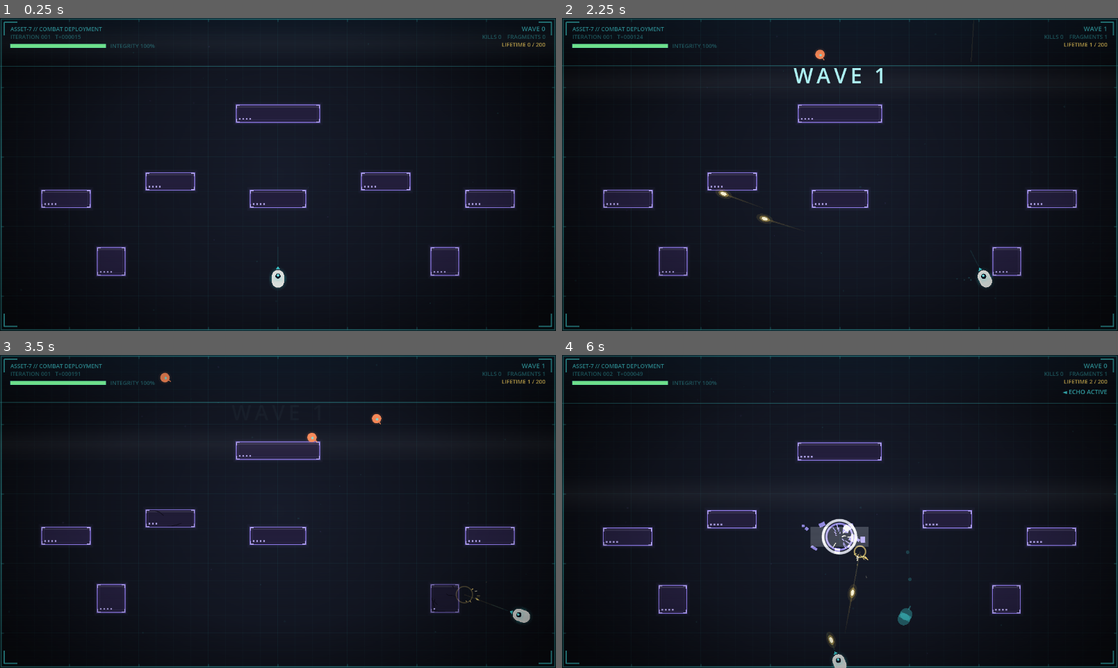
Above: before the commit, frames 1-4 (two rows, left to right).
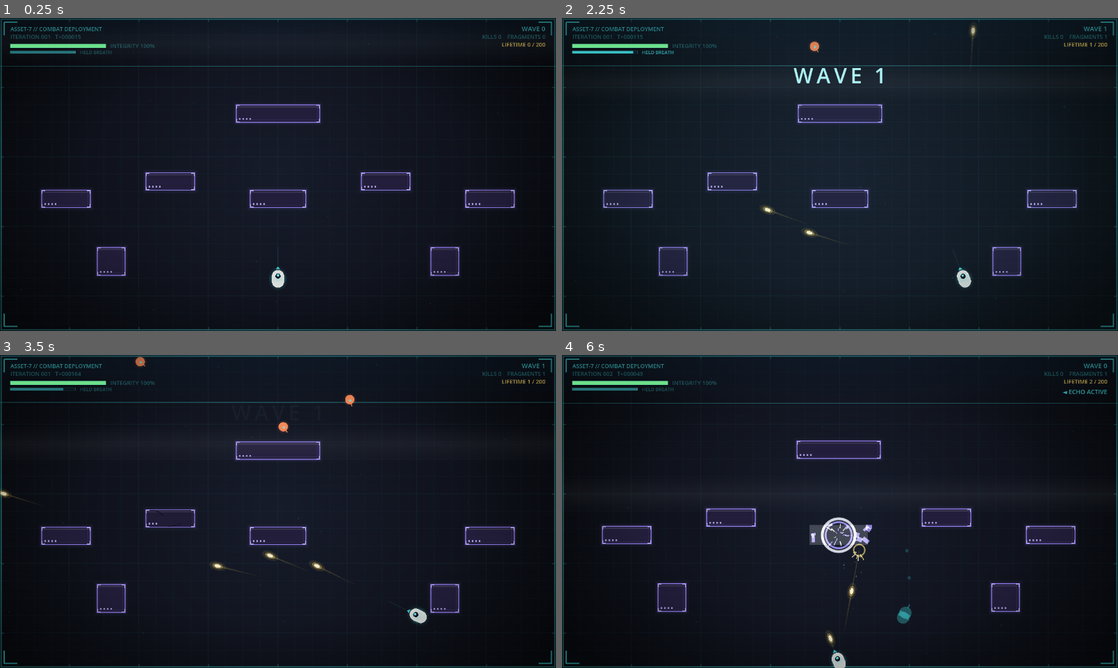
Above: after the commit, the same moments.

Repository: minghuig/echoes-of-tomorrow
Game: Godot game, scene res://view/main.tscn
The game is run twice, just before and just after one commit, with the same random seed, the same clock (stepped at 60 frames per second) and the same inputs.
Inputs (mouse positions are in pixels of both pictures, inside the frame that each line leads up to):
- Up to frame 1 (0.25 s): no input
- Up to frame 2 (2.25 s): tap Enter at 0.5 s; move the mouse to (962, 158) at 0.52 s; press the mouse at (962, 158) at 0.53 s; hold D (move_right) 0.53-1.25 s; tap Space (dodge) at 0.6 s; release the mouse at (962, 158) at 1.25 s; drag from (728, 190) to (812, 237) at 1.27 s; move the mouse to (895, 105) at 2.02 s; hold D (move_right) from 2.03 s (still down); hold Shift (focus, bound only after the commit) from 2.03 s (still down)
- Up to frame 3 (3.5 s): tap Space (dodge) at 2.3 s; release D (move_right) at 2.75 s; release Shift (focus, bound only after the commit) at 2.75 s; drag from (250, 574) to (111, 464) at 2.77 s
- Up to frame 4 (6 s): move the mouse to (1006, 558) at 3.52 s; hold A (move_left) 3.53-4.25 s; hold Shift (focus, bound only after the commit) 3.53-4.25 s; tap Space (dodge) at 3.6 s; tap R (reset) at 4.15, 5 s; drag from (673, 464) to (756, 433) at 4.27 s; move the mouse to (867, 511) at 5.02 s; press the mouse at (867, 511) at 5.03 s; hold S (move_down) 5.03-5.75 s; tap Q (intel) at 5.1 s; release the mouse at (867, 511) at 5.75 s; drag from (756, 433) to (728, 527) at 5.77 s

The runs differ from the first frame. In frame 1, 0.1% of the frame differs, in the area x 1-20%, y 10-12%; in frame 2, 0.7%; in frame 3, 1.0%; in frame 4, 2.6%, in the area x 1-93%, y 10-100%.

Commit message:
B3: the held breath — reflex slow, meter, telegraph hitch (view only)
New `focus` action (Shift / left trigger) steps the sim every 4th view
frame while held, draining a wall-clock meter that refills on release.
Pure view pacing per the hit-stop precedent: no command recorded on
skipped frames, command logs stay 1:1 with sim ticks, determinism and
ghosts untouched. A rate-limited hitch (brief hit-stop) fires when a
fresh windup telegraph appears. HUD gains the HELD BREATH meter under
integrity plus a cold tint while active; the visual probe now exercises
the slow.

Co-Authored-By: Claude Fable 5 <noreply@anthropic.com>

Diff:
--- a/project.godot
+++ b/project.godot
@@ -71,6 +71,12 @@
 , Object(InputEventJoypadButton,"resource_local_to_scene":false,"resource_name":"","device":-1,"button_index":2,"pressure":0.0,"pressed":false,"script":null)
 ]
 }
+focus={
+"deadzone": 0.2,
+"events": [Object(InputEventKey,"resource_local_to_scene":false,"resource_name":"","device":-1,"window_id":0,"alt_pressed":false,"shift_pressed":false,"ctrl_pressed":false,"meta_pressed":false,"pressed":false,"keycode":0,"physical_keycode":4194325,"key_label":0,"unicode":0,"location":0,"echo":false,"script":null)
+, Object(InputEventJoypadMotion,"resource_local_to_scene":false,"resource_name":"","device":-1,"axis":4,"axis_value":1.0,"script":null)
+]
+}
 intel={
 "deadzone": 0.2,
 "events": [Object(InputEventKey,"resource_local_to_scene":false,"resource_name":"","device":-1,"window_id":0,"alt_press …(192 unchanged characters)…
--- a/tests/visual_probe.gd
+++ b/tests/visual_probe.gd
@@ -125,6 +125,12 @@
 	else:
 		Input.action_release("dodge")
 
+	# Periodically hold the breath so screenshots exercise the slow + meter.
+	if (_frames % 900) > 620:
+		Input.action_press("focus")
+	else:
+		Input.action_release("focus")
+
 	# Aim at the nearest enemy via mouse warp (window == viewport, so world
 	# coordinates are window coordinates).
 	var best := Vector2(640.0, 120.0)
@@ -139,7 +145,8 @@
 
 func _release_all() -> void:
 	for a: String in [
-		"fire", "dodge", "reset", "move_left", "move_right", "move_up", "move_down",
+		"fire", "dodge", "reset", "focus",
+		"move_left", "move_right", "move_up", "move_down",
 	]:
 		Input.action_release(a)
 
--- a/view/main.gd
+++ b/view/main.gd
@@ -79,6 +79,20 @@
 const SHAKE_DECAY: float = 0.85
 const HURT_FRAMES: int = 18
 const WAVE_BANNER_FRAMES: int = 110
+
+# The held breath: hold `focus` to run the world at quarter speed. Purely
+# view-side pacing — the sim is stepped every FOCUS_STEP_DIV-th view frame
+# (skipped frames record no command, exactly like hit-stop), so command logs
+# stay 1:1 with sim ticks and replays/ghosts are untouched. The meter drains
+# in wall-clock frames while held and refills while released.
+const FOCUS_STEP_DIV: int = 4
+const FOCUS_MAX: float = 180.0
+const FOCUS_DRAIN: float = 1.0
+const FOCUS_REGEN: float = 0.22
+## Hit-stop frames when a fresh windup/barrage telegraph appears (the world
+## hitches when death looks at you), rate-limited by a cooldown.
+const HITCH_FRAMES: int = 6
+const HITCH_COOLDOWN_FRAMES: int = 150
 
 # Additive-FX + recoil tuning.
 const TRAIL_LENGTH: int = 9
@@ -144,6 +158,11 @@
 # never be the sim's RNG.
 var _hitstop_frames: int = 0
 var _shake: float = 0.0
+# Held-breath state (view-only; see FOCUS_* above).
+var _focus_meter: float = FOCUS_MAX
+var _focus_active: bool = false
+var _focus_gate: int = 0
+var _hitch_cooldown: int = 0
 var _shake_offset: Vector2 = Vector2.ZERO
 var _recoil: Vector2 = Vector2.ZERO
 var _fx_rng := RandomNumberGenerator.new()
@@ -309,6 +328,20 @@
 		_present()
 		return
 
+	# The held breath: while held (and the meter lasts), only every
+	# FOCUS_STEP_DIV-th view frame steps the sim. Skipped frames render and
+	# decay fx but record no command — the hit-stop contract.
+	_focus_active = Input.is_action_pressed("focus") and _focus_meter > 0.0
+	if _focus_active:
+		_focus_meter = maxf(_focus_meter - FOCUS_DRAIN, 0.0)
+		_focus_gate += 1
+		if _focus_gate % FOCUS_STEP_DIV != 0:
+			_decay_fx()
+			_present()
+			return
+	else:
+		_focus_meter = minf(_focus_meter + FOCUS_REGEN, FOCUS_MAX)
+
 	var state: SimStateScript = _core.state
 	var pre_fire_cooldown := state.fire_cooldown
 	var pre_hp := state.player_hp
@@ -359,6 +392,8 @@
 	_overlay.credits_ticks = _credits_ticks
 	_overlay.ghost_active = _ghost_active()
 	_overlay.using_gamepad = _using_gamepad
+	_overlay.focus_fraction = _focus_meter / FOCUS_MAX
+	_overlay.focus_active = _focus_active
 	_overlay.display_label = _display.label()
 	_overlay.mode_before_pause = _mode_before_pause
 	_overlay.slot_summaries = _slot_summaries()
@@ -622,6 +657,10 @@
 	_recoil = Vector2.ZERO
 	_hurt_frames = 0
 	_wave_banner_frames = 0
+	_focus_meter = FOCUS_MAX
+	_focus_active = false
+	_focus_gate = 0
+	_hitch_cooldown = 0
 	_run_banked = false
 	_fresh_intel = []
 	_proj_prev.clear()
@@ -770,6 +809,21 @@
 		_wave_banner_frames = WAVE_BANNER_FRAMES
 		_sfx_wave.play()
 
+	# The world hitches for a beat when a fresh threat telegraphs — a windup
+	# starting or a barrage being called in — rate-limited so dense waves
+	# don't turn into a slideshow.
+	if _hitch_cooldown == 0:
+		var fresh_telegraph := false
+		for key in pre_enemies:
+			var e: SimStateScript.Enemy = key
+			if now_enemies.has(e) and e.phase == SimCoreScript.PHASE_WINDUP \
+					and int(pre_enemies[key]["phase"]) != SimCoreScript.PHASE_WINDUP:
+				fresh_telegraph = true
+				break
+		if fresh_telegraph:
+			_hitstop_frames = maxi(_hitstop_frames, HITCH_FRAMES)
+			_hitch_cooldown = HITCH_COOLDOWN_FRAMES
+
 
 ## Shells that left pending_impacts this tick landed: explosion fx + shake.
 func _emit_impact_events(
@@ -896,6 +950,8 @@
 		_hurt_frames -= 1
 	if _wave_banner_frames > 0:
 		_wave_banner_frames -= 1
+	if _hitch_cooldown > 0:
+		_hitch_cooldown -= 1
 
 
 ## Translate raw input into this tick's Command (the only path into the sim).
--- a/view/overlay.gd
+++ b/view/overlay.gd
@@ -66,6 +66,9 @@
 var hurt_frames: int = 0
 var credits_ticks: int = 0
 var ghost_active: bool = false
+## Held-breath meter (0..1) and whether the slow is currently held.
+var focus_fraction: float = 1.0
+var focus_active: bool = false
 ## Which button hints to draw: pushed in by main.gd from the last raw input
 ## device seen (joypad vs. key/mouse). Touch takes priority over both (see
 ## `touch`) since it has its own dedicated chrome.
@@ -158,6 +161,10 @@
 
 	# PLAYING (and PAUSED-from-PLAYING, which renders the same frozen frame
 	# plus a dim + pause chrome on top).
+	# The held breath tints the whole frame cold while active.
+	if focus_active and mode == MODE_PLAYING:
+		draw_rect(Rect2(Vector2.ZERO, screen), Color(0.25, 0.82, 0.85, 0.045), true)
+
 	if hurt_frames > 0:
 		var hurt := COLOR_HURT
 		hurt.a = 0.28 * float(hurt_frames) / float(HURT_FRAMES)
@@ -214,6 +221,21 @@
 	draw_string(
 		font, Vector2(bar.end.x + 10.0, 69.0), "INTEGRITY %d%%" % roundi(ratio * 100.0),
 		HORIZONTAL_ALIGNMENT_LEFT, -1, 13, dim)
+
+	# Held-breath meter under the integrity bar. It brightens while held and
+	# reads dim when spent.
+	var breath := Rect2(24.0, 76.0, 150.0, 6.0)
+	draw_rect(breath, COLOR_HP_BACK)
+	if focus_fraction > 0.0:
+		var breath_col := Color(COLOR_AIM, 0.9 if focus_active else 0.5)
+		draw_rect(
+			Rect2(breath.position, Vector2(breath.size.x * focus_fraction, breath.size.y)),
+			breath_col)
+	draw_rect(breath, Color(COLOR_HUD, 0.35), false, 1.0)
+	draw_string(
+		font, Vector2(breath.end.x + 10.0, 83.0), "HELD BREATH",
+		HORIZONTAL_ALIGNMENT_LEFT, -1, 11,
+		Color(COLOR_AIM, 0.8) if focus_active else dim)
 
 	# Run stats, top-right.
 	var right := screen.x - 24.0
Not shown, changed: DECISIONS.md
